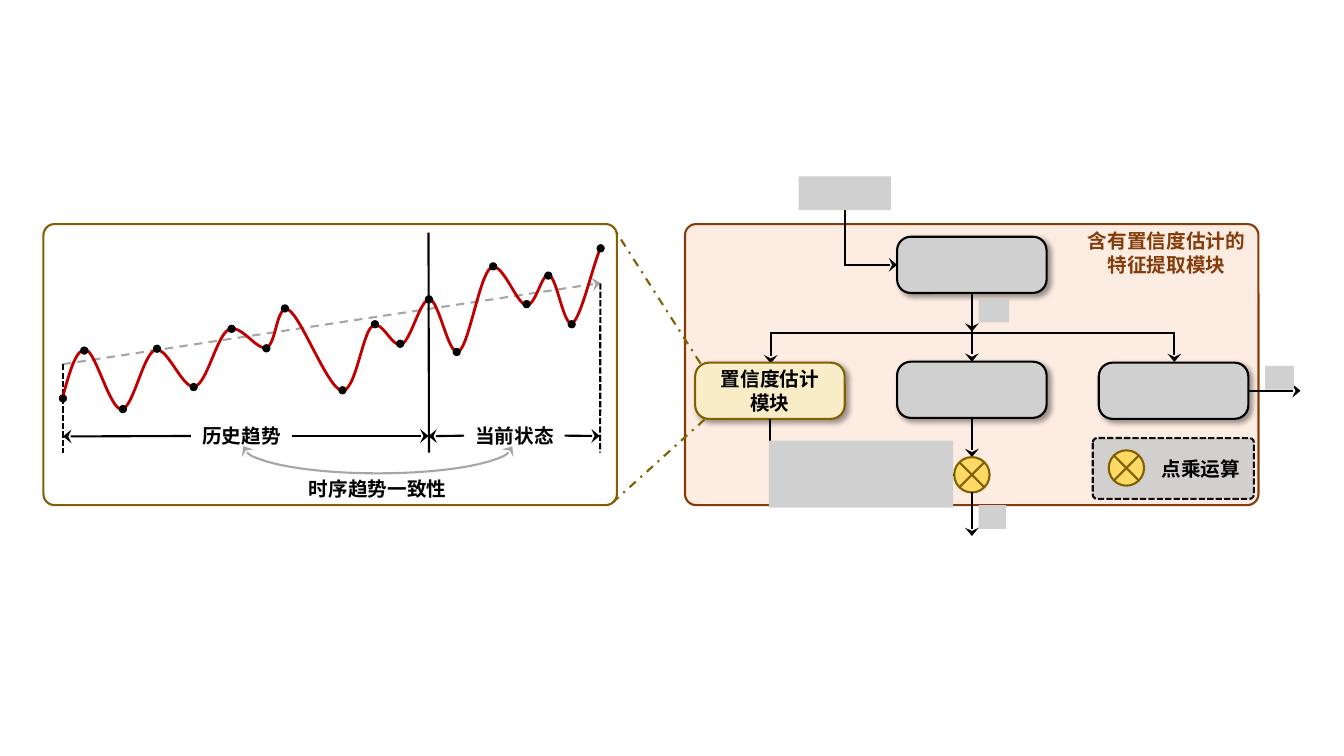
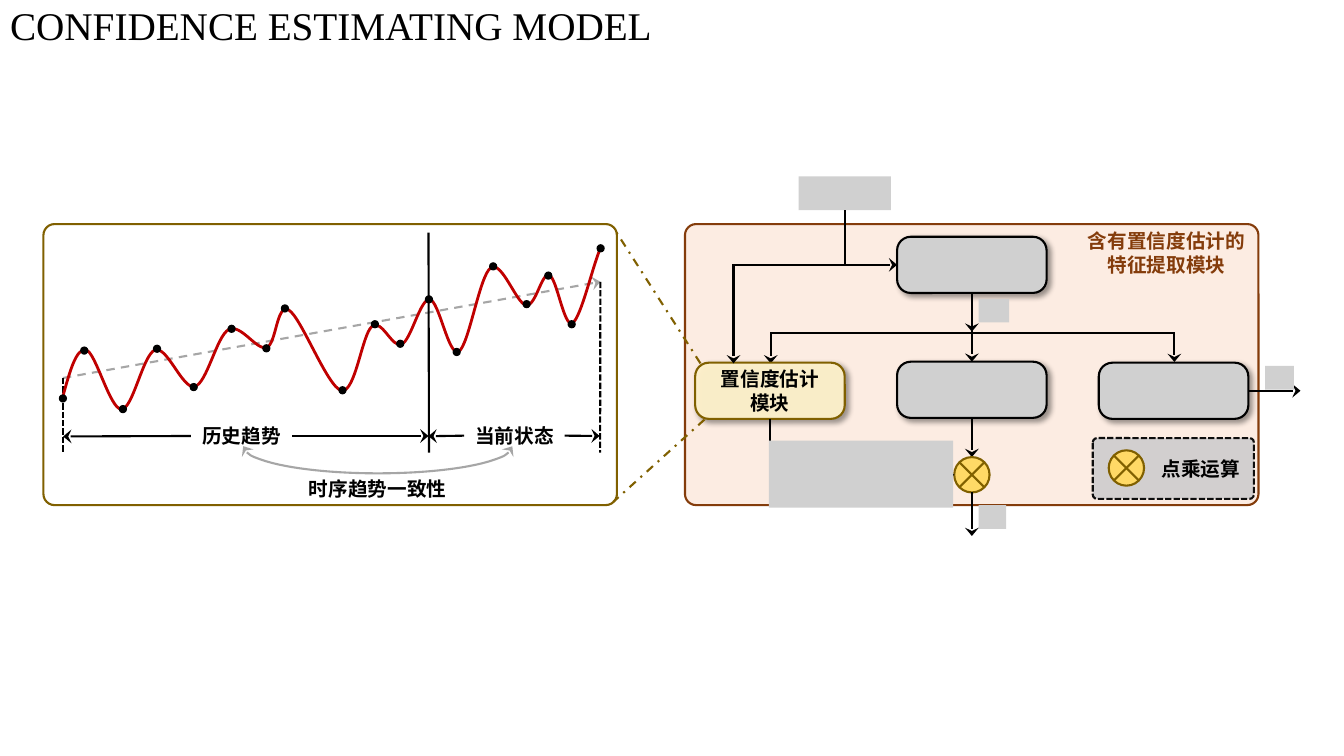
Before and after one commit to KarryRen/MgRL-CE, a slide deck: slide 2 of images/MgRL_CE_Images.pptx (slide 3 before the commit). Drawn at 1344x756 pixels with LibreOffice and Linux fonts; fonts in the diff are those of the drawing; grey boxes stand for pictures. Boxes give left, top, right and bottom in pixels: in the first picture for what was removed or moved away, otherwise in the second. Text is boxed around its words. In the diff, an @@ line names an element or a change of style, - is before the commit and + after.

```diff
--- a/images/MgRL_CE_Images.pptx
+++ b/images/MgRL_CE_Images.pptx
@@ text added at bbox=[10, 14, 651, 41], 28 pt, text #000000 @@
+CONFIDENCE ESTIMATING MODEL
@@ elbow arrow added from (845, 211) to (734, 364), #000000 1.5 pt @@
@@ arrow moved from (63, 364) - (601, 283) to (63, 378) - (601, 282) @@
@@ line moved from (63, 364) - (63, 453) to (63, 378) - (63, 453) @@
```
Also in this commit, not shown: 1 other slide changed, 4 other files.
